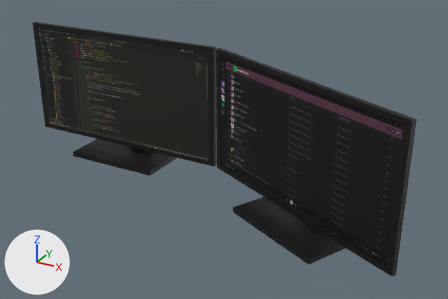
What one commit did to the glTF model public/Setup.glb.
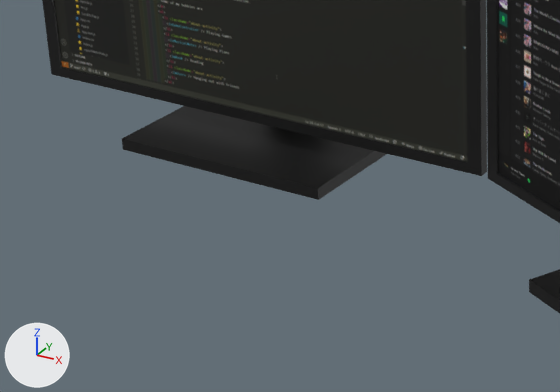
Each version is shown whole from a 50 mm lens placed at (5.46, -10.1, 5.43), pointed at (0.31, -0.73, 0.75), then close up on the part from 6% to 55% of the width and 33% to 84% of the height. Arrows for +X, +Y and +Z are at lower left; the lights stay in place. Where no turn or scale is listed for an object, it has been applied to the vertices.

The first close-up shows 'Monitor1', 'Monitor2'.
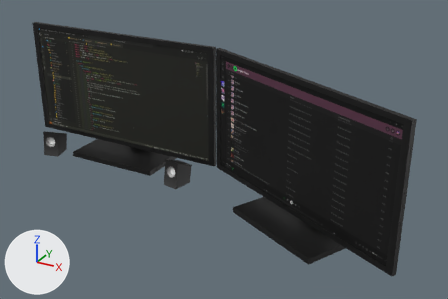
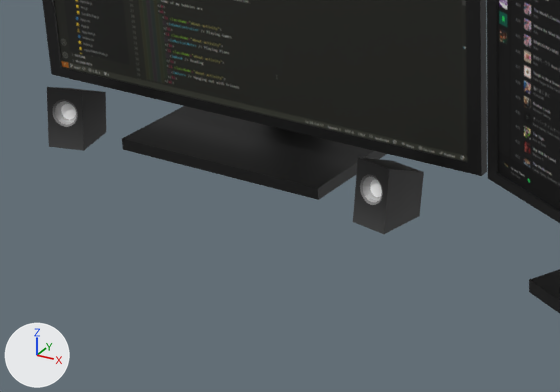
Scene script edits in JSON lines:
```json
{"op": "add", "block": "img_color_gradients", "code": ["img_color_gradients = load_image('Color Gradients', '_unpacked/Color_Gradients', 256, 256, 'sRGB')"]}
{"op": "add", "block": "mat_material_006", "code": ["mat_material_006 = principled_material('Material.006')", "mat_material_006.texture = img_color_gradients", "mat_material_006.roughness = 0.545"]}
{"op": "add", "block": "mat_material_005", "code": ["mat_material_005 = principled_material('Material.005')", "mat_material_005.texture = img_color_gradients", "mat_material_005.roughness = 0.545"]}
{"op": "add", "block": "me_cube_004", "code": ["me_cube_004 = bpy.data.meshes.new('Cube.004')", "me_cube_004.from_pydata(...)  # 83 vertices, 162 faces; spans x -0.2..0.206, y -0.239..0.274, z -0.249..0.265", "me_cube_004.materials.append(mat_material_006)  # picture img_color_gradients"]}
{"op": "add", "block": "me_cube_003", "code": ["me_cube_003 = bpy.data.meshes.new('Cube.003')", "me_cube_003.from_pydata(...)  # 83 vertices, 162 faces; spans x -0.219..0.21, y -0.246..0.28, z -0.249..0.265", "me_cube_003.materials.append(mat_material_005)  # picture img_color_gradients"]}
{"op": "add", "block": "ob_speaker_right", "code": ["ob_speaker_right = bpy.data.objects.new('Speaker Right', me_cube_004)", "ob_speaker_right.location = (-0.584, -0.999, 0.192)"]}
{"op": "add", "block": "ob_speaker_left", "code": ["ob_speaker_left = bpy.data.objects.new('Speaker Left', me_cube_003)", "ob_speaker_left.location = (-3.722, -0.999, 0.192)"]}
```

What differs and where, as boxes [x1, y1, x2, y2] in the close-ups (560 x 392 px):
```json
{"object": "Speaker Right", "change": "added", "after": [353, 157, 424, 234], "on screen": "black"}
{"object": "Speaker Left", "change": "added", "after": [47, 87, 106, 151], "on screen": "black"}
```
